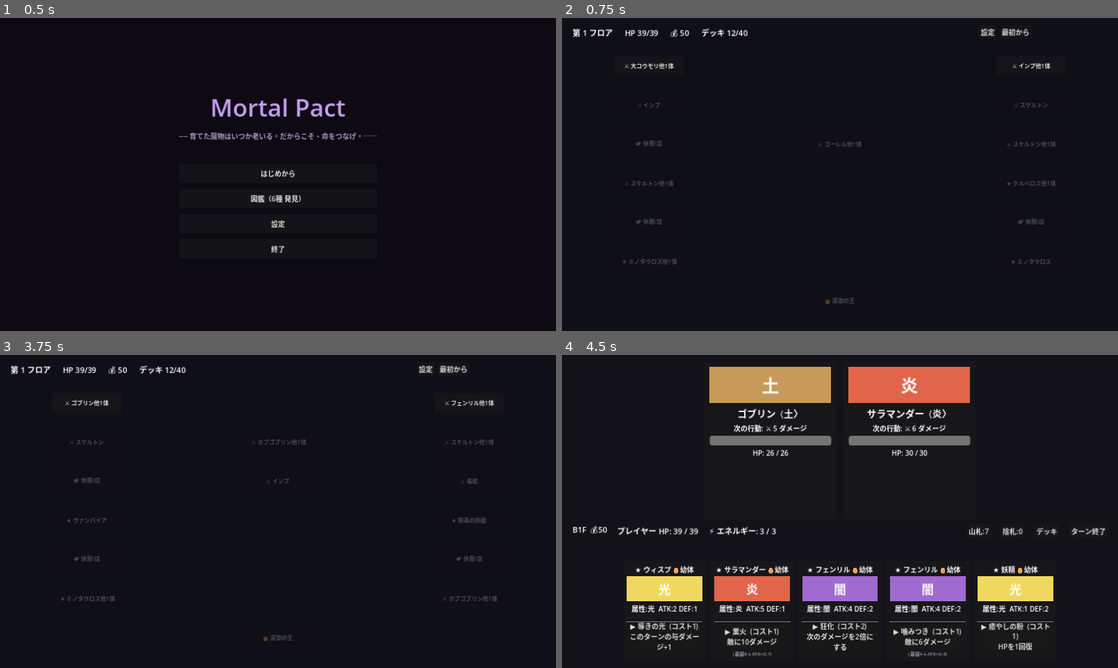
Above: before the commit, frames 1-4 (two rows, left to right).
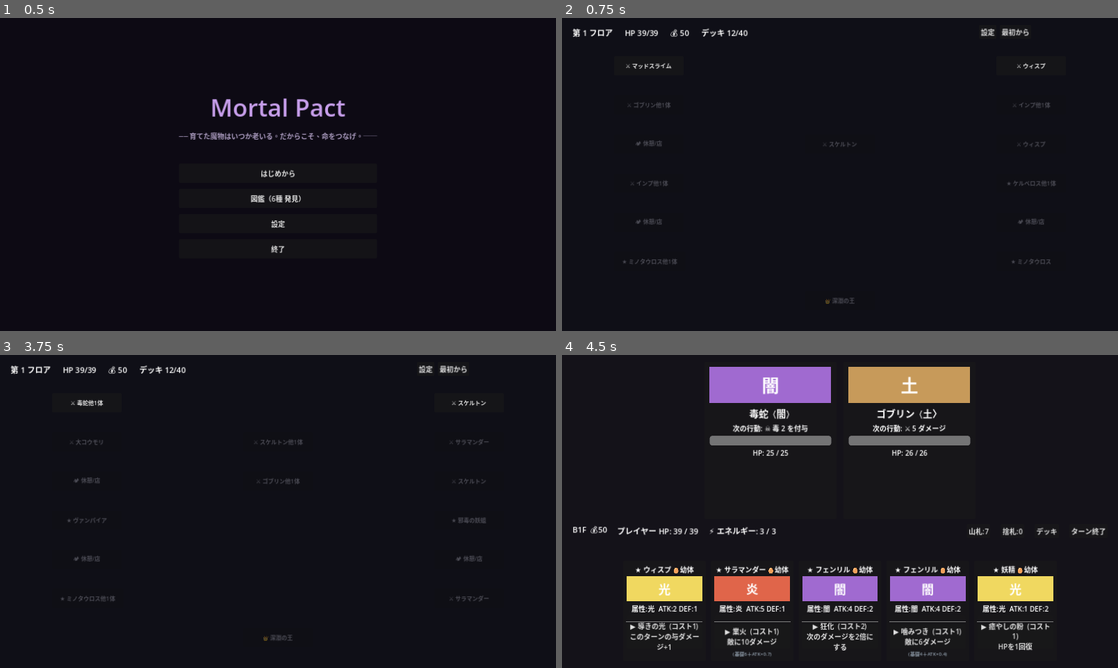
Above: after the commit, the same moments.

Repository: bakery48/mortal-pact
Game: Godot game, scene res://scenes/ui/title.tscn
The game is run twice, just before and just after one commit, with the same random seed, the same clock (stepped at 60 frames per second) and the same inputs.
Inputs (mouse positions are in pixels of both pictures, inside the frame that each line leads up to):
- Up to frame 1 (0.5 s): no input
- Up to frame 2 (0.75 s): click "はじめから" at 0.5 s
- Up to frame 3 (3.75 s): click "設定" at 1.25 s; click "フルスクリーン" at 2 s; click "戻る" at 2.75 s; click "最初から" at 3.5 s
- Up to frame 4 (4.5 s): click (650, 401) at 4.25 s, where only the run before the commit has a clickable "⚔ ゴブリン他1体"

Frame 1 is identical in both runs. In frame 2, 0.4% of the frame differs, in the area x 11-89%, y 14-54%; in frame 3, 0.5%; in frame 4, 5.7%, in the area x 26-74%, y 3-33%.

Commit message:
Define 10 fixed floor-1 zako encounter sets
Floor 1 now picks from a curated list of 10 themed 1-2 enemy
encounters (EnemyDatabase.floor1_sets) instead of fully random
groups, for a tuned introduction. Floor 2+ stays fully random.

https://claude.ai/code/session_01SGpNd8xjjtE9S1hYpNHnwi

Diff:
--- a/scripts/enemy_database.gd
+++ b/scripts/enemy_database.gd
@@ -67,6 +67,37 @@
 		_enemy("深淵の王", 200, [_move(P, 6), _move(A, 18), _move(H, 20), _move(A, 26)], E.DARK, true),
 	]
 
+# --- floor1 の固定エンカウント -----------------------------------------------
+
+## 名前から雑魚データを引く（見つからなければ先頭）。
+static func zako_by_name(n: String) -> Dictionary:
+	for e in zako_pool():
+		if e["name"] == n:
+			return e
+	return zako_pool()[0]
+
+## floor1 専用の敵セット（10パターン）。導入なので弱めの1〜2体に絞る。
+static func floor1_sets() -> Array:
+	return [
+		["ゴブリン"],                  # 1) 最弱の導入
+		["大コウモリ"],                # 2) 手数だが脆い
+		["スケルトン"],                # 3) 攻撃寄り
+		["ウィスプ"],                  # 4) 光・強化持ち
+		["マッドスライム"],            # 5) 防御寄りのタンク
+		["ゴブリン", "ゴブリン"],       # 6) 数で攻める
+		["インプ", "大コウモリ"],       # 7) 速攻ペア
+		["毒蛇", "ゴブリン"],           # 8) 毒に注意
+		["スケルトン", "大コウモリ"],   # 9) 攻撃ペア
+		["サラマンダー"],              # 10) 単体だが火力高め
+	]
+
+static func random_floor1_zako() -> Array:
+	var names: Array = floor1_sets().pick_random()
+	var group: Array = []
+	for n in names:
+		group.append(zako_by_name(String(n)))
+	return group
+
 # --- ランダム取得 -----------------------------------------------------------
 
 static func random_zako() -> Dictionary:
--- a/scripts/run_state.gd
+++ b/scripts/run_state.gd
@@ -187,11 +187,12 @@
 		_:
 			return _rest_node()
 
-## 雑魚ノードの敵編成。序盤フロアは数を抑える（floor1:1〜2体 / floor2以降:1〜3体）。
+## 雑魚ノードの敵編成。floor1 は固定10パターンから抽選、floor2以降は完全ランダム（1〜3体）。
 func _zako_group() -> Array:
-	var max_count := 2 if current_floor <= 1 else 3
+	if current_floor <= 1:
+		return EnemyDatabase.random_floor1_zako()
 	var group: Array = []
-	for i in range(randi_range(1, max_count)):
+	for i in range(randi_range(1, 3)):
 		group.append(EnemyDatabase.random_zako())
 	return group
 
